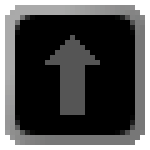
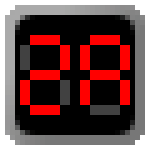
Layers edited between the first and the second 150×150 image:
hid "New Layer#31" over (45, 35, 100, 115)
showed "Pasted Layer#4", painted on it over (80, 35, 130, 115)
showed "New Layer#26", painted on it over (20, 35, 125, 115)
